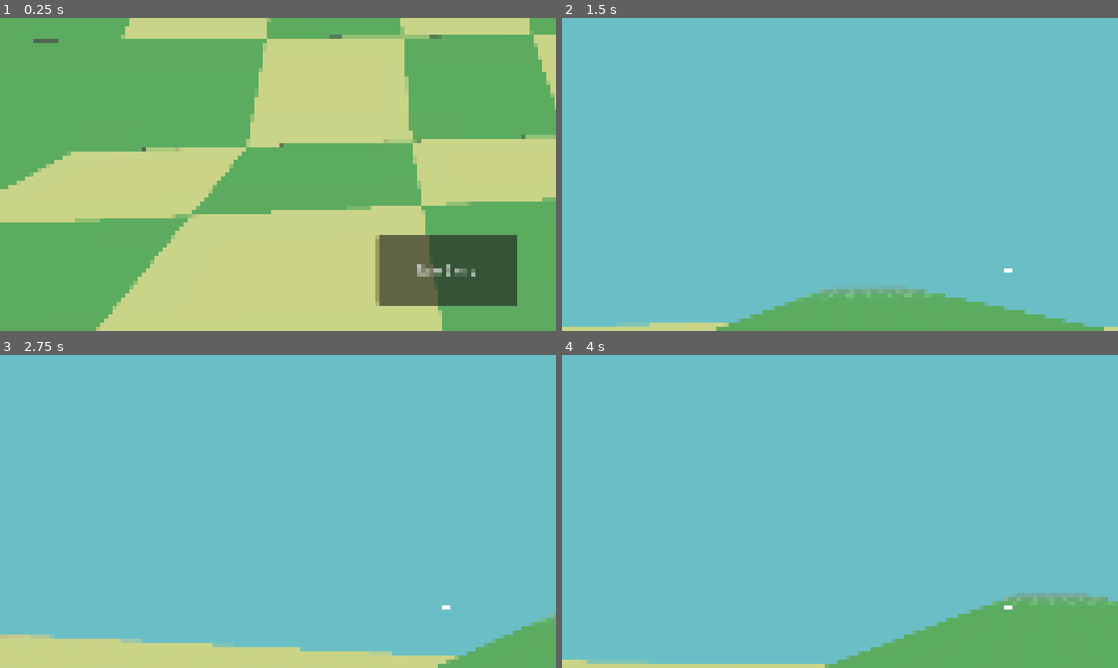
Above: before the commit, frames 1-4 (two rows, left to right).
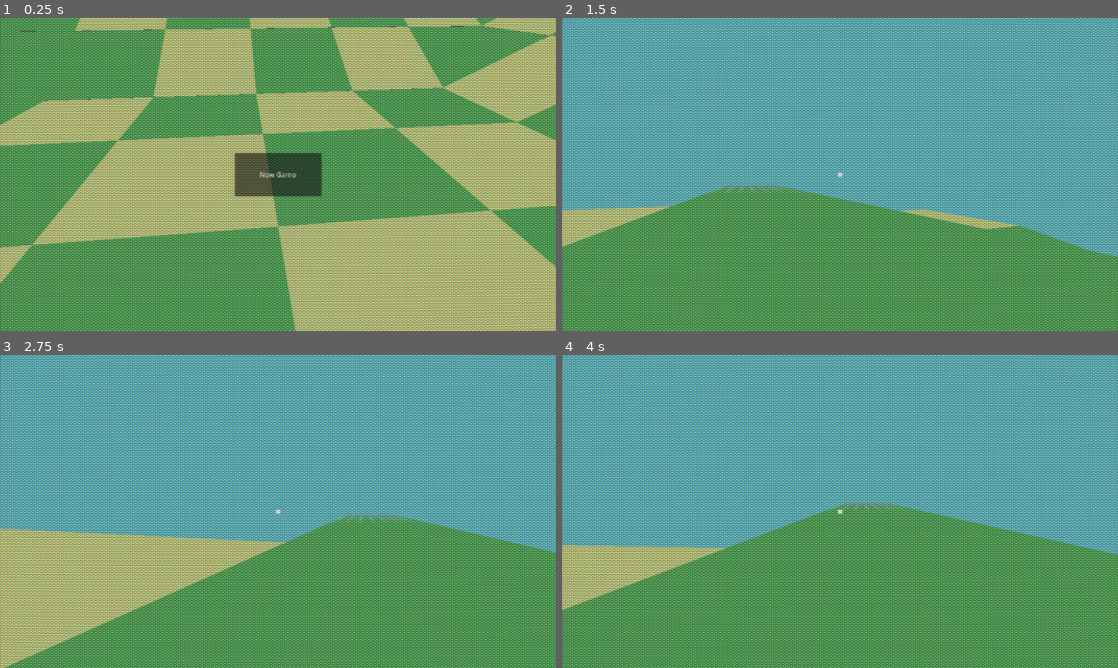
Above: after the commit, the same moments.

Repository: homexhome/Ludum2025
Game: Godot game, scene res://scenes/main_menu.tscn
The game is run twice, just before and just after one commit, with the same random seed, the same clock (stepped at 60 frames per second) and the same inputs.
Inputs (mouse positions are in pixels of both pictures, inside the frame that each line leads up to):
- Up to frame 1 (0.25 s): no input
- Up to frame 2 (1.5 s): click "New Game" at 0.5 s; tap Enter (ui_accept) at 1.25 s; move the mouse to (867, 174) at 1.27 s; press the mouse at (867, 174) at 1.28 s; hold W (forward) from 1.28 s (still down)
- Up to frame 3 (2.75 s): keep holding W (forward); tap Enter (ui_accept) at 1.52, 2.27 s; move the mouse to (250, 511) at 2.02 s; release the mouse at (250, 511) at 2.03 s; click (250, 511) at 2.1 s
- Up to frame 4 (4 s): keep holding W (forward); move the mouse to (851, 505) at 2.77 s; press the mouse at (851, 505) at 2.78 s; move the mouse to (834, 517) at 3.52 s; release the mouse at (834, 517) at 3.53 s; click (834, 517) at 3.6 s; tap Enter (ui_accept) at 3.77 s

The runs differ from the first frame. In frame 1, 99% of the frame differs, in the area x 0-100%, y 0-100%; in frame 2, 100%; in frame 3, 100%; in frame 4, 100%.

Commit message:
Screen shader

Diff:
--- /dev/null
+++ b/assets/palettes/new_noise_texture_2d.tres
@@ -0,0 +1,13 @@
+[gd_resource type="NoiseTexture2D" load_steps=2 format=3 uid="uid://bv24yfriosf5o"]
+
+[sub_resource type="FastNoiseLite" id="FastNoiseLite_i7jv2"]
+noise_type = 4
+frequency = 1.0
+fractal_type = 3
+fractal_octaves = 10
+fractal_ping_pong_strength = 4.12
+
+[resource]
+width = 1280
+height = 720
+noise = SubResource("FastNoiseLite_i7jv2")
--- /dev/null
+++ b/scenes/color_dither_post_3d.gdshader
@@ -0,0 +1,30 @@
+/*
+    Asset: Godot Color Dither
+    File: color_dither_post_3d.gdshader
+    Description: A color dither shader with the following properties:
+        Used in 3D postprocessing.
+        Should be assigned to a 2x2 Quad mesh.
+        Uses a fixed 4x4 dither (max 16 colors).
+    Repository: https://github.com/Donitzo/godot-color-dither
+    License: CC0 License
+*/
+
+shader_type spatial;
+render_mode shadows_disabled, depth_test_disabled, unshaded, cull_front;
+
+#define IS_POSTPROCESSOR
+
+#include "./color_dither_include.gdshaderinc"
+
+void vertex() {
+    POSITION = vec4(VERTEX, 1.0);
+}
+
+void fragment() {
+    // screen_texture access inlined due to bug in shader compiler in Godot 4.2.2
+    vec4 color = texture(screen_texture, SCREEN_UV) * vec4(albedo.rgb * albedo_strength, 1.0);
+    vec2 pixel = floor(SCREEN_UV * vec2(textureSize(screen_texture, 0)) / dither_pixel_size + dither_pixel_offset) + 0.5;
+
+    float dither_value = get_dither_value(pixel);
+    ALBEDO = get_dither_color(dither_value, color).rgb;
+}
--- /dev/null
+++ b/scenes/color_dithering.tres
@@ -0,0 +1,9 @@
+[gd_resource type="VisualShader" format=3 uid="uid://mvrhw58oeb4n"]
+
+[resource]
+code = "shader_type spatial;
+render_mode blend_mix, depth_draw_opaque, cull_back, diffuse_lambert, specular_schlick_ggx;
+
+
+
+"
--- /dev/null
+++ b/scenes/color_dithering_0.tres
@@ -0,0 +1,34 @@
+[gd_resource type="Shader" format=3 uid="uid://tnk01a3jb6bu"]
+
+[resource]
+code = "/*
+    Asset: Godot Color Dither
+    File: color_dither_post_3d.gdshader
+    Description: A color dither shader with the following properties:
+        Used in 3D postprocessing.
+        Should be assigned to a 2x2 Quad mesh.
+        Uses a fixed 4x4 dither (max 16 colors).
+    Repository: https://github.com/Donitzo/godot-color-dither
+    License: CC0 License
+*/
+
+shader_type spatial;
+render_mode shadows_disabled, depth_test_disabled, unshaded, cull_front;
+
+#define IS_POSTPROCESSOR
+
+#include \"./color_dither_include.gdshaderinc\"
+
+void vertex() {
+    POSITION = vec4(VERTEX, 1.0);
+}
+
+void fragment() {
+    // screen_texture access inlined due to bug in shader compiler in Godot 4.2.2
+    vec4 color = texture(screen_texture, SCREEN_UV) * vec4(albedo.rgb * albedo_strength, 1.0);
+    vec2 pixel = floor(SCREEN_UV * vec2(textureSize(screen_texture, 0)) / dither_pixel_size + dither_pixel_offset) + 0.5;
+
+    float dither_value = get_dither_value(pixel);
+    ALBEDO = get_dither_color(dither_value, color).rgb;
+}
+"
--- a/scenes/main_menu.tscn
+++ b/scenes/main_menu.tscn
@@ -31,8 +31,300 @@
 
 [sub_resource type="ShaderMaterial" id="ShaderMaterial_8ln24"]
 shader = ExtResource("3_wu84c")
-shader_parameter/pixel_size = 6
+shader_parameter/pixel_size = 2
 shader_parameter/screen_size = Vector2(1280, 720)
+
+[sub_resource type="Shader" id="Shader_smehm"]
+code = "//SHADER ORIGINALY CREADED BY \"TimothyLottes\" FROM SHADERTOY
+//PORTED AND MODIFYED TO GODOT BY AHOPNESS (@ahopness)
+//LICENSE : CC0
+//COMATIBLE WITH : GLES2, GLES3, WEBGL
+//SHADERTOY LINK : https://www.shadertoy.com/view/MsjXzh
+
+// PUBLIC DOMAIN CRT STYLED SCAN-LINE SHADER
+//
+//   by Timothy Lottes
+//
+// This is more along the style of a really good CGA arcade monitor.
+// With RGB inputs instead of NTSC.
+// The shadow mask example has the mask rotated 90 degrees for less chromatic aberration.
+//
+// Left it unoptimized to show the theory behind the algorithm.
+//
+// It is an example what I personally would want as a display option for pixel art games.
+// Please take and use, change, or whatever.
+
+shader_type canvas_item;
+
+// Emulated input resolution.
+uniform vec2 res;
+uniform sampler2D SCREEN_TEXTURE : hint_screen_texture;
+// Mask type
+//  0 = Very compressed TV style shadow mask
+//  1 = Stretched VGA style shadow mask (same as prior shaders)
+//  2 = VGA style shadow mask
+uniform int mask_type :hint_range(0, 2) = 0;
+
+// Bloom Type
+//  0 = Normalized exposure
+//  1 = Aditive bloom
+//  2 = No Bloom
+uniform int bloom_type :hint_range(0, 2) = 0;
+
+// Hardness of scanline.
+//  -8.0 = soft
+// -16.0 = medium
+uniform float hardScan :hint_range(-12.0, -1.0) = -8.0;
+
+// Hardness of pixels in scanline.
+// -2.0 = soft
+// -4.0 = hard
+uniform float hardPix :hint_range(-4.0, 0.0) = -2.0;
+
+// Hardness of short vertical bloom.
+//  -1.0 = wide to the point of clipping (bad)
+//  -1.5 = wide
+//  -4.0 = not very wide at all
+uniform float hardBloomScan :hint_range(-4.0, 0.0) = -2.0;
+
+// Hardness of short horizontal bloom.
+//  -0.5 = wide to the point of clipping (bad)
+//  -1.0 = wide
+//  -2.0 = not very wide at all
+uniform float hardBloomPix :hint_range(-2.0, 0.0) = -1.5;
+
+// Amount of small bloom effect.
+//  1.0/1.0 = only bloom
+//  1.0/16.0 = what I think is a good amount of small bloom
+//  0.0     = no bloom
+uniform float bloomAmount :hint_range(1.0, 16.0) = 16.0;
+
+// Display warp.
+// 0.0 = none
+// 1.0/8.0 = extreme
+uniform vec2 warp = vec2(64.0, 24.0);
+
+// Amount of shadow mask.
+uniform float maskDark  :hint_range(0.0, 1.0) = 0.5;
+uniform float maskLight :hint_range(1.0, 2.0) = 1.5;
+
+//------------------------------------------------------------------------
+
+// sRGB to Linear.
+// Assuing using sRGB typed textures this should not be needed.
+float ToLinear1(float c){ return(c <= 0.04045) ? c / 12.92 : pow((c + 0.055) / 1.055, 2.4); }
+vec3 ToLinear(vec3 c){ return vec3(ToLinear1(c.r), ToLinear1(c.g), ToLinear1(c.b)); }
+
+// Linear to sRGB.
+// Assuing using sRGB typed textures this should not be needed.
+float ToSrgb1(float c){ return(c < 0.0031308?c * 12.92 : 1.055 * pow(c, 0.41666) - 0.055); }
+vec3 ToSrgb(vec3 c){ return vec3(ToSrgb1(c.r), ToSrgb1(c.g), ToSrgb1(c.b)); }
+
+// Nearest emulated sample given floating point position and texel offset.
+// Also zero's off screen.
+vec3 Fetch(vec2 pos, vec2 off, sampler2D iChannel0){
+	pos = floor(pos * res + off) / res;
+
+	if(max(abs(pos.x - 0.5), abs(pos.y - 0.5)) > 0.5){
+		return vec3(0.0, 0.0, 0.0);
+	}
+
+	return ToLinear(texture(iChannel0 , pos.xy , -16.0).rgb);
+}
+
+// Distance in emulated pixels to nearest texel.
+vec2 Dist(vec2 pos){
+	pos = pos * res;
+	return - ((pos - floor(pos)) - vec2(0.5));
+}
+
+// 1D Gaussian.
+float Gaus(float pos, float scale){ return exp2(scale * pos * pos); }
+
+// 3-tap Gaussian filter along horz line.
+vec3 Horz3(vec2 pos, float off, sampler2D iChannel0){
+	vec3 b = Fetch(pos, vec2(-1.0, off), iChannel0);
+	vec3 c = Fetch(pos, vec2( 0.0, off), iChannel0);
+	vec3 d = Fetch(pos, vec2( 1.0, off), iChannel0);
+	float dst = Dist(pos).x;
+
+	// Convert distance to weight.
+	float scale = hardPix;
+	float wb = Gaus(dst - 1.0, scale);
+	float wc = Gaus(dst + 0.0, scale);
+	float wd = Gaus(dst + 1.0, scale);
+
+	// Return filtered sample.
+	return (b * wb + c * wc + d * wd) / (wb + wc + wd);
+}
+// 5-tap Gaussian filter along horz line.
+vec3 Horz5(vec2 pos, float off, sampler2D iChannel0){
+	vec3 a = Fetch(pos, vec2(-2.0, off), iChannel0);
+	vec3 b = Fetch(pos, vec2(-1.0, off), iChannel0);
+	vec3 c = Fetch(pos, vec2( 0.0, off), iChannel0);
+	vec3 d = Fetch(pos, vec2( 1.0, off), iChannel0);
+	vec3 e = Fetch(pos, vec2( 2.0, off), iChannel0);
+	float dst = Dist(pos).x;
+
+	// Convert distance to weight.
+	float scale = hardPix;
+	float wa = Gaus(dst - 2.0, scale);
+	float wb = Gaus(dst - 1.0, scale);
+	float wc = Gaus(dst + 0.0, scale);
+	float wd = Gaus(dst + 1.0, scale);
+	float we = Gaus(dst + 2.0, scale);
+
+	// Return filtered sample.
+	return (a * wa + b * wb + c * wc + d * wd + e * we) / (wa + wb + wc + wd + we);
+}
+// 7-tap Gaussian filter along horz line.
+vec3 Horz7(vec2 pos, float off, sampler2D iChannel0){
+	vec3 a = Fetch(pos, vec2(-3.0, off), iChannel0);
+	vec3 b = Fetch(pos, vec2(-2.0, off), iChannel0);
+	vec3 c = Fetch(pos, vec2( 1.0, off), iChannel0);
+	vec3 d = Fetch(pos, vec2( 0.0, off), iChannel0);
+	vec3 e = Fetch(pos, vec2( 1.0, off), iChannel0);
+	vec3 f = Fetch(pos, vec2( 2.0, off), iChannel0);
+	vec3 g = Fetch(pos, vec2( 3.0, off), iChannel0);
+	float dst = Dist(pos).x;
+
+	// Convert distance to weight.
+	float scale = hardBloomPix;
+	float wa = Gaus(dst - 3.0, scale);
+	float wb = Gaus(dst - 2.0, scale);
+	float wc = Gaus(dst - 1.0, scale);
+	float wd = Gaus(dst + 0.0, scale);
+	float we = Gaus(dst + 1.0, scale);
+	float wf = Gaus(dst + 2.0, scale);
+	float wg = Gaus(dst + 3.0, scale);
+
+	// Return filtered sample.
+	return (a * wa + b * wb + c * wc + d * wd + e * we + f * wf + g * wg) / (wa + wb + wc + wd + we + wf + wg);
+}
+
+// Return scanline weight.
+float Scan(vec2 pos, float off){
+	float dst = Dist(pos).y;
+
+	return Gaus(dst + off, hardScan);
+}
+
+// Return scanline weight for bloom.
+float BloomScan(vec2 pos, float off){
+	float dst = Dist(pos).y;
+
+	return Gaus(dst + off, hardBloomScan);
+}
+
+// Allow nearest three lines to effect pixel.
+vec3 Tri(vec2 pos, sampler2D iChannel0){
+	vec3 a = Horz3(pos,-1.0, iChannel0);
+	vec3 b = Horz5(pos, 0.0, iChannel0);
+	vec3 c = Horz3(pos, 1.0, iChannel0);
+
+	float wa = Scan(pos,-1.0);
+	float wb = Scan(pos, 0.0);
+	float wc = Scan(pos, 1.0);
+
+	return a * wa + b * wb + c * wc;
+}
+
+// Small bloom.
+vec3 Bloom(vec2 pos, sampler2D iChannel0){
+	vec3 a = Horz5(pos,-2.0, iChannel0);
+	vec3 b = Horz7(pos,-1.0, iChannel0);
+	vec3 c = Horz7(pos, 0.0, iChannel0);
+	vec3 d = Horz7(pos, 1.0, iChannel0);
+	vec3 e = Horz5(pos, 2.0, iChannel0);
+
+	float wa = BloomScan(pos,-2.0);
+	float wb = BloomScan(pos,-1.0);
+	float wc = BloomScan(pos, 0.0);
+	float wd = BloomScan(pos, 1.0);
+	float we = BloomScan(pos, 2.0);
+
+	return a * wa + b * wb + c * wc + d * wd + e * we;
+}
+
+// Distortion of scanlines, and end of screen alpha.
+vec2 Warp(vec2 pos){
+	pos = pos * 2.0 - 1.0;
+	pos *= vec2(1.0 + (pos.y * pos.y) * 1.0 / warp.x, 1.0 + (pos.x * pos.x) * 1.0/ warp.y);
+
+	return pos * 0.5+0.5;
+}
+
+vec3 Mask(vec2 pos){
+	if (mask_type == 0){
+		float line = maskLight;
+		float odd = 0.0;
+
+		if(fract(pos.x / 6.0) < 0.5) odd = 1.0;
+		if(fract((pos.y + odd) / 2.0) < 0.5) line = maskDark;
+		pos.x = fract(pos.x / 3.0);
+
+		vec3 mask = vec3(maskDark, maskDark, maskDark);
+		if(pos.x < 0.333)mask.r = maskLight;
+		else if(pos.x < 0.666)mask.g = maskLight;
+		else mask.b = maskLight;
+
+		mask *= line;
+		return mask;
+	}else if (mask_type == 1){
+		pos.x += pos.y * 3.0;
+
+		vec3 mask = vec3(maskDark, maskDark, maskDark);
+		pos.x = fract(pos.x / 6.0);
+		if(pos.x < 0.333)mask.r = maskLight;
+		else if(pos.x < 0.666)mask.g = maskLight;
+		else mask.b = maskLight;
+
+		return mask;
+	}else if (mask_type == 2){
+		pos.xy = floor(pos.xy * vec2(1.0, 0.5));
+		pos.x += pos.y * 3.0;
+
+		vec3 mask = vec3(maskDark, maskDark, maskDark);
+		pos.x = fract(pos.x / 6.0);
+		if(pos.x < 0.333)mask.r = maskLight;
+		else if(pos.x < 0.666)mask.g = maskLight;
+		else mask.b = maskLight;
+
+		return mask;
+	}
+  }
+
+// Draw dividing bars.
+float Bar(float pos, float bar){ pos -= bar; return pos * pos < 4.0 ? 0.0 : 1.0; }
+
+// Entry.
+void fragment(){
+	vec2 pos = Warp(FRAGCOORD.xy / (1.0 / SCREEN_PIXEL_SIZE).xy);
+
+	COLOR.rgb = Tri(pos, SCREEN_TEXTURE) * Mask(FRAGCOORD.xy);
+	if (bloom_type == 0){
+		COLOR.rgb = mix(COLOR.rgb,Bloom(pos, SCREEN_TEXTURE), 1.0 / bloomAmount);
+	}else if (bloom_type == 1){
+		COLOR.rgb += Bloom(pos, SCREEN_TEXTURE) * 1.0 / bloomAmount;
+	}
+
+	COLOR.a = 1.0;
+	COLOR.rgb = ToSrgb(COLOR.rgb);
+}"
+
+[sub_resource type="ShaderMaterial" id="ShaderMaterial_rtw2f"]
+shader = SubResource("Shader_smehm")
+shader_parameter/res = Vector2(1280, 720)
+shader_parameter/mask_type = 2
+shader_parameter/bloom_type = 2
+shader_parameter/hardScan = -11.144
+shader_parameter/hardPix = -1.224
+shader_parameter/hardBloomScan = -1.184
+shader_parameter/hardBloomPix = -0.52
+shader_parameter/bloomAmount = 16.0
+shader_parameter/warp = Vector2(1280, 720)
+shader_parameter/maskDark = 0.806
+shader_parameter/maskLight = 2.0
 
 [node name="MainMenu" type="Node"]
 script = ExtResource("1_l6cm7")
@@ -91,6 +383,15 @@
 grow_vertical = 2
 mouse_filter = 2
 
+[node name="ColorRect3" type="ColorRect" parent="Node3D/Path3D/PathFollow3D/Camera3D"]
+material = SubResource("ShaderMaterial_rtw2f")
+anchors_preset = 15
+anchor_right = 1.0
+anchor_bottom = 1.0
+grow_horizontal = 2
+grow_vertical = 2
+mouse_filter = 2
+
 [node name="GridMap" type="GridMap" parent="Node3D"]
 transform = Transform3D(1, 0, 0, 0, 1, 0, 0, 0, 1, 0, -1.03005, 0)
 mesh_library = ExtResource("3_bqqt6")
--- a/scenes/player.tscn
+++ b/scenes/player.tscn
@@ -15,8 +15,300 @@
 
 [sub_resource type="ShaderMaterial" id="ShaderMaterial_fjrip"]
 shader = ExtResource("6_tuyoq")
-shader_parameter/pixel_size = 6
+shader_parameter/pixel_size = 2
 shader_parameter/screen_size = Vector2(1280, 720)
+
+[sub_resource type="Shader" id="Shader_smehm"]
+code = "//SHADER ORIGINALY CREADED BY \"TimothyLottes\" FROM SHADERTOY
+//PORTED AND MODIFYED TO GODOT BY AHOPNESS (@ahopness)
+//LICENSE : CC0
+//COMATIBLE WITH : GLES2, GLES3, WEBGL
+//SHADERTOY LINK : https://www.shadertoy.com/view/MsjXzh
+
+// PUBLIC DOMAIN CRT STYLED SCAN-LINE SHADER
+//
+//   by Timothy Lottes
+//
+// This is more along the style of a really good CGA arcade monitor.
+// With RGB inputs instead of NTSC.
+// The shadow mask example has the mask rotated 90 degrees for less chromatic aberration.
+//
+// Left it unoptimized to show the theory behind the algorithm.
+//
+// It is an example what I personally would want as a display option for pixel art games.
+// Please take and use, change, or whatever.
+
+shader_type canvas_item;
+
+// Emulated input resolution.
+uniform vec2 res;
+uniform sampler2D SCREEN_TEXTURE : hint_screen_texture;
+// Mask type
+//  0 = Very compressed TV style shadow mask
+//  1 = Stretched VGA style shadow mask (same as prior shaders)
+//  2 = VGA style shadow mask
+uniform int mask_type :hint_range(0, 2) = 0;
+
+// Bloom Type
+//  0 = Normalized exposure
+//  1 = Aditive bloom
+//  2 = No Bloom
+uniform int bloom_type :hint_range(0, 2) = 0;
+
+// Hardness of scanline.
+//  -8.0 = soft
+// -16.0 = medium
+uniform float hardScan :hint_range(-12.0, -1.0) = -8.0;
+
+// Hardness of pixels in scanline.
+// -2.0 = soft
+// -4.0 = hard
+uniform float hardPix :hint_range(-4.0, 0.0) = -2.0;
+
+// Hardness of short vertical bloom.
+//  -1.0 = wide to the point of clipping (bad)
+//  -1.5 = wide
+//  -4.0 = not very wide at all
+uniform float hardBloomScan :hint_range(-4.0, 0.0) = -2.0;
+
+// Hardness of short horizontal bloom.
+//  -0.5 = wide to the point of clipping (bad)
+//  -1.0 = wide
+//  -2.0 = not very wide at all
+uniform float hardBloomPix :hint_range(-2.0, 0.0) = -1.5;
+
+// Amount of small bloom effect.
+//  1.0/1.0 = only bloom
+//  1.0/16.0 = what I think is a good amount of small bloom
+//  0.0     = no bloom
+uniform float bloomAmount :hint_range(1.0, 16.0) = 16.0;
+
+// Display warp.
+// 0.0 = none
+// 1.0/8.0 = extreme
+uniform vec2 warp = vec2(64.0, 24.0);
+
+// Amount of shadow mask.
+uniform float maskDark  :hint_range(0.0, 1.0) = 0.5;
+uniform float maskLight :hint_range(1.0, 2.0) = 1.5;
+
+//------------------------------------------------------------------------
+
+// sRGB to Linear.
+// Assuing using sRGB typed textures this should not be needed.
+float ToLinear1(float c){ return(c <= 0.04045) ? c / 12.92 : pow((c + 0.055) / 1.055, 2.4); }
+vec3 ToLinear(vec3 c){ return vec3(ToLinear1(c.r), ToLinear1(c.g), ToLinear1(c.b)); }
+
+// Linear to sRGB.
+// Assuing using sRGB typed textures this should not be needed.
+float ToSrgb1(float c){ return(c < 0.0031308?c * 12.92 : 1.055 * pow(c, 0.41666) - 0.055); }
+vec3 ToSrgb(vec3 c){ return vec3(ToSrgb1(c.r), ToSrgb1(c.g), ToSrgb1(c.b)); }
+
+// Nearest emulated sample given floating point position and texel offset.
+// Also zero's off screen.
+vec3 Fetch(vec2 pos, vec2 off, sampler2D iChannel0){
+	pos = floor(pos * res + off) / res;
+
+	if(max(abs(pos.x - 0.5), abs(pos.y - 0.5)) > 0.5){
+		return vec3(0.0, 0.0, 0.0);
+	}
+
+	return ToLinear(texture(iChannel0 , pos.xy , -16.0).rgb);
+}
+
+// Distance in emulated pixels to nearest texel.
+vec2 Dist(vec2 pos){
+	pos = pos * res;
+	return - ((pos - floor(pos)) - vec2(0.5));
+}
+
+// 1D Gaussian.
+float Gaus(float pos, float scale){ return exp2(scale * pos * pos); }
+
+// 3-tap Gaussian filter along horz line.
+vec3 Horz3(vec2 pos, float off, sampler2D iChannel0){
+	vec3 b = Fetch(pos, vec2(-1.0, off), iChannel0);
+	vec3 c = Fetch(pos, vec2( 0.0, off), iChannel0);
+	vec3 d = Fetch(pos, vec2( 1.0, off), iChannel0);
+	float dst = Dist(pos).x;
+
+	// Convert distance to weight.
+	float scale = hardPix;
+	float wb = Gaus(dst - 1.0, scale);
+	float wc = Gaus(dst + 0.0, scale);
+	float wd = Gaus(dst + 1.0, scale);
+
+	// Return filtered sample.
+	return (b * wb + c * wc + d * wd) / (wb + wc + wd);
+}
+// 5-tap Gaussian filter along horz line.
+vec3 Horz5(vec2 pos, float off, sampler2D iChannel0){
+	vec3 a = Fetch(pos, vec2(-2.0, off), iChannel0);
+	vec3 b = Fetch(pos, vec2(-1.0, off), iChannel0);
+	vec3 c = Fetch(pos, vec2( 0.0, off), iChannel0);
+	vec3 d = Fetch(pos, vec2( 1.0, off), iChannel0);
+	vec3 e = Fetch(pos, vec2( 2.0, off), iChannel0);
+	float dst = Dist(pos).x;
+
+	// Convert distance to weight.
+	float scale = hardPix;
+	float wa = Gaus(dst - 2.0, scale);
+	float wb = Gaus(dst - 1.0, scale);
+	float wc = Gaus(dst + 0.0, scale);
+	float wd = Gaus(dst + 1.0, scale);
+	float we = Gaus(dst + 2.0, scale);
+
+	// Return filtered sample.
+	return (a * wa + b * wb + c * wc + d * wd + e * we) / (wa + wb + wc + wd + we);
+}
+// 7-tap Gaussian filter along horz line.
+vec3 Horz7(vec2 pos, float off, sampler2D iChannel0){
+	vec3 a = Fetch(pos, vec2(-3.0, off), iChannel0);
+	vec3 b = Fetch(pos, vec2(-2.0, off), iChannel0);
+	vec3 c = Fetch(pos, vec2( 1.0, off), iChannel0);
+	vec3 d = Fetch(pos, vec2( 0.0, off), iChannel0);
+	vec3 e = Fetch(pos, vec2( 1.0, off), iChannel0);
+	vec3 f = Fetch(pos, vec2( 2.0, off), iChannel0);
+	vec3 g = Fetch(pos, vec2( 3.0, off), iChannel0);
+	float dst = Dist(pos).x;
+
+	// Convert distance to weight.
+	float scale = hardBloomPix;
+	float wa = Gaus(dst - 3.0, scale);
+	float wb = Gaus(dst - 2.0, scale);
+	float wc = Gaus(dst - 1.0, scale);
+	float wd = Gaus(dst + 0.0, scale);
+	float we = Gaus(dst + 1.0, scale);
+	float wf = Gaus(dst + 2.0, scale);
+	float wg = Gaus(dst + 3.0, scale);
+
+	// Return filtered sample.
+	return (a * wa + b * wb + c * wc + d * wd + e * we + f * wf + g * wg) / (wa + wb + wc + wd + we + wf + wg);
+}
+
+// Return scanline weight.
+float Scan(vec2 pos, float off){
+	float dst = Dist(pos).y;
+
+	return Gaus(dst + off, hardScan);
+}
+
+// Return scanline weight for bloom.
+float BloomScan(vec2 pos, float off){
+	float dst = Dist(pos).y;
+
+	return Gaus(dst + off, hardBloomScan);
+}
+
+// Allow nearest three lines to effect pixel.
+vec3 Tri(vec2 pos, sampler2D iChannel0){
+	vec3 a = Horz3(pos,-1.0, iChannel0);
+	vec3 b = Horz5(pos, 0.0, iChannel0);
+	vec3 c = Horz3(pos, 1.0, iChannel0);
+
+	float wa = Scan(pos,-1.0);
+	float wb = Scan(pos, 0.0);
+	float wc = Scan(pos, 1.0);
+
+	return a * wa + b * wb + c * wc;
+}
+
+// Small bloom.
+vec3 Bloom(vec2 pos, sampler2D iChannel0){
+	vec3 a = Horz5(pos,-2.0, iChannel0);
+	vec3 b = Horz7(pos,-1.0, iChannel0);
+	vec3 c = Horz7(pos, 0.0, iChannel0);
+	vec3 d = Horz7(pos, 1.0, iChannel0);
+	vec3 e = Horz5(pos, 2.0, iChannel0);
+
+	float wa = BloomScan(pos,-2.0);
+	float wb = BloomScan(pos,-1.0);
+	float wc = BloomScan(pos, 0.0);
+	float wd = BloomScan(pos, 1.0);
+	float we = BloomScan(pos, 2.0);
+
+	return a * wa + b * wb + c * wc + d * wd + e * we;
+}
+
+// Distortion of scanlines, and end of screen alpha.
+vec2 Warp(vec2 pos){
+	pos = pos * 2.0 - 1.0;
+	pos *= vec2(1.0 + (pos.y * pos.y) * 1.0 / warp.x, 1.0 + (pos.x * pos.x) * 1.0/ warp.y);
+
+	return pos * 0.5+0.5;
+}
+
+vec3 Mask(vec2 pos){
+	if (mask_type == 0){
+		float line = maskLight;
+		float odd = 0.0;
+
+		if(fract(pos.x / 6.0) < 0.5) odd = 1.0;
+		if(fract((pos.y + odd) / 2.0) < 0.5) line = maskDark;
+		pos.x = fract(pos.x / 3.0);
+
+		vec3 mask = vec3(maskDark, maskDark, maskDark);
+		if(pos.x < 0.333)mask.r = maskLight;
+		else if(pos.x < 0.666)mask.g = maskLight;
+		else mask.b = maskLight;
+
+		mask *= line;
+		return mask;
+	}else if (mask_type == 1){
+		pos.x += pos.y * 3.0;
+
+		vec3 mask = vec3(maskDark, maskDark, maskDark);
+		pos.x = fract(pos.x / 6.0);
+		if(pos.x < 0.333)mask.r = maskLight;
+		else if(pos.x < 0.666)mask.g = maskLight;
+		else mask.b = maskLight;
+
+		return mask;
+	}else if (mask_type == 2){
+		pos.xy = floor(pos.xy * vec2(1.0, 0.5));
+		pos.x += pos.y * 3.0;
+
+		vec3 mask = vec3(maskDark, maskDark, maskDark);
+		pos.x = fract(pos.x / 6.0);
+		if(pos.x < 0.333)mask.r = maskLight;
+		else if(pos.x < 0.666)mask.g = maskLight;
+		else mask.b = maskLight;
+
+		return mask;
+	}
+  }
+
+// Draw dividing bars.
+float Bar(float pos, float bar){ pos -= bar; return pos * pos < 4.0 ? 0.0 : 1.0; }
+
+// Entry.
+void fragment(){
+	vec2 pos = Warp(FRAGCOORD.xy / (1.0 / SCREEN_PIXEL_SIZE).xy);
+
+	COLOR.rgb = Tri(pos, SCREEN_TEXTURE) * Mask(FRAGCOORD.xy);
+	if (bloom_type == 0){
+		COLOR.rgb = mix(COLOR.rgb,Bloom(pos, SCREEN_TEXTURE), 1.0 / bloomAmount);
+	}else if (bloom_type == 1){
+		COLOR.rgb += Bloom(pos, SCREEN_TEXTURE) * 1.0 / bloomAmount;
+	}
+
+	COLOR.a = 1.0;
+	COLOR.rgb = ToSrgb(COLOR.rgb);
+}"
+
+[sub_resource type="ShaderMaterial" id="ShaderMaterial_ur7pv"]
+shader = SubResource("Shader_smehm")
+shader_parameter/res = Vector2(1280, 720)
+shader_parameter/mask_type = 2
+shader_parameter/bloom_type = 2
+shader_parameter/hardScan = -11.144
+shader_parameter/hardPix = -1.224
+shader_parameter/hardBloomScan = -1.184
+shader_parameter/hardBloomPix = -0.52
+shader_parameter/bloomAmount = 16.0
+shader_parameter/warp = Vector2(1280, 720)
+shader_parameter/maskDark = 0.806
+shader_parameter/maskLight = 2.0
 
 [sub_resource type="GDScript" id="GDScript_smehm"]
 script/source = "extends AudioStreamPlayer3D
@@ -73,6 +365,7 @@
 mouse_filter = 1
 
 [node name="ColorRect2" type="ColorRect" parent="Camera3D"]
+visible = false
 material = SubResource("ShaderMaterial_fjrip")
 anchors_preset = 15
 anchor_right = 1.0
@@ -81,6 +374,15 @@
 grow_vertical = 2
 mouse_filter = 1
 
+[node name="ColorRect3" type="ColorRect" parent="Camera3D"]
+material = SubResource("ShaderMaterial_ur7pv")
+anchors_preset = 15
+anchor_right = 1.0
+anchor_bottom = 1.0
+grow_horizontal = 2
+grow_vertical = 2
+mouse_filter = 1
+
 [node name="Timer" type="Timer" parent="."]
 wait_time = 5.0
 autostart = true
Binary file added: assets/color.png
Not shown, added: assets/color.png.import
Not shown, added: scenes/color_dither_include.gdshaderinc.uid
Not shown, added: scenes/color_dither_post_3d.gdshader.uid
Not shown: 1 places in scenes/main_menu.tscn that only renumber resources
Not shown: 1 places in scenes/player.tscn that only renumber resources
